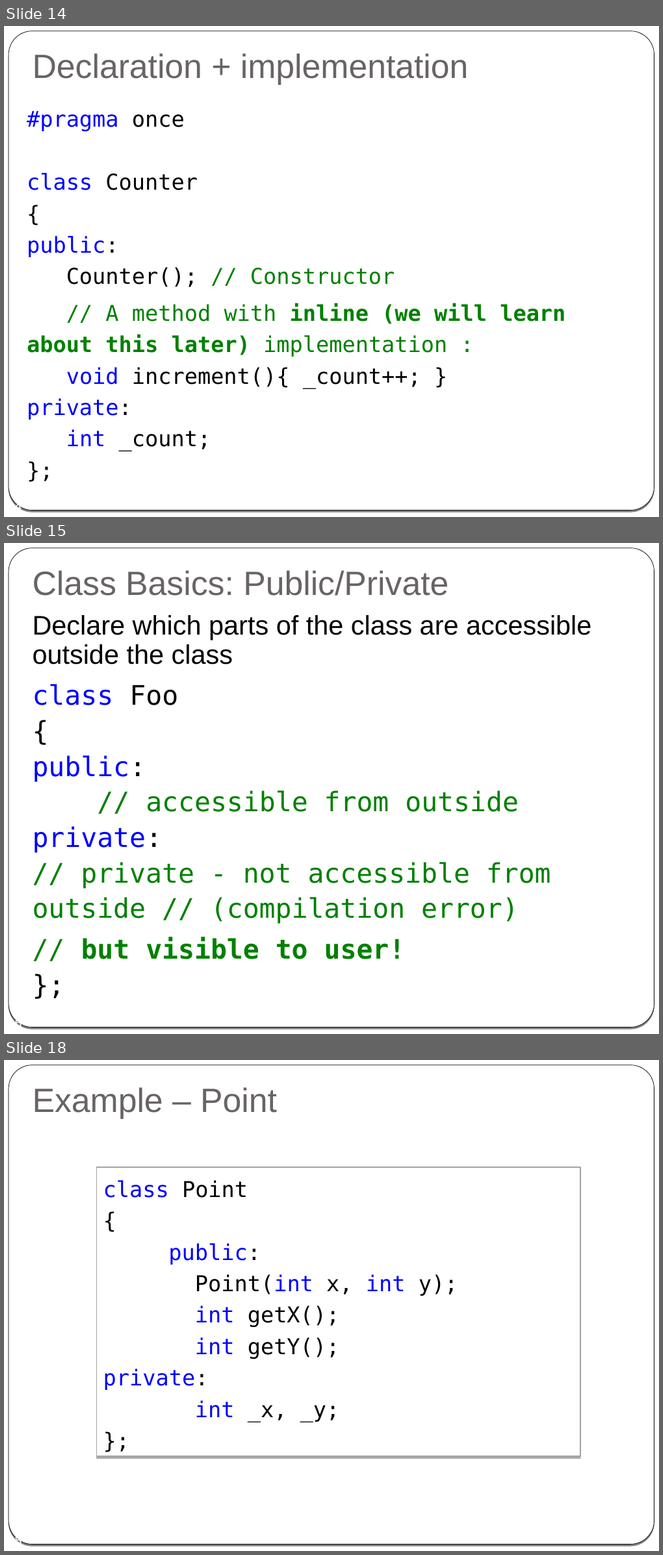
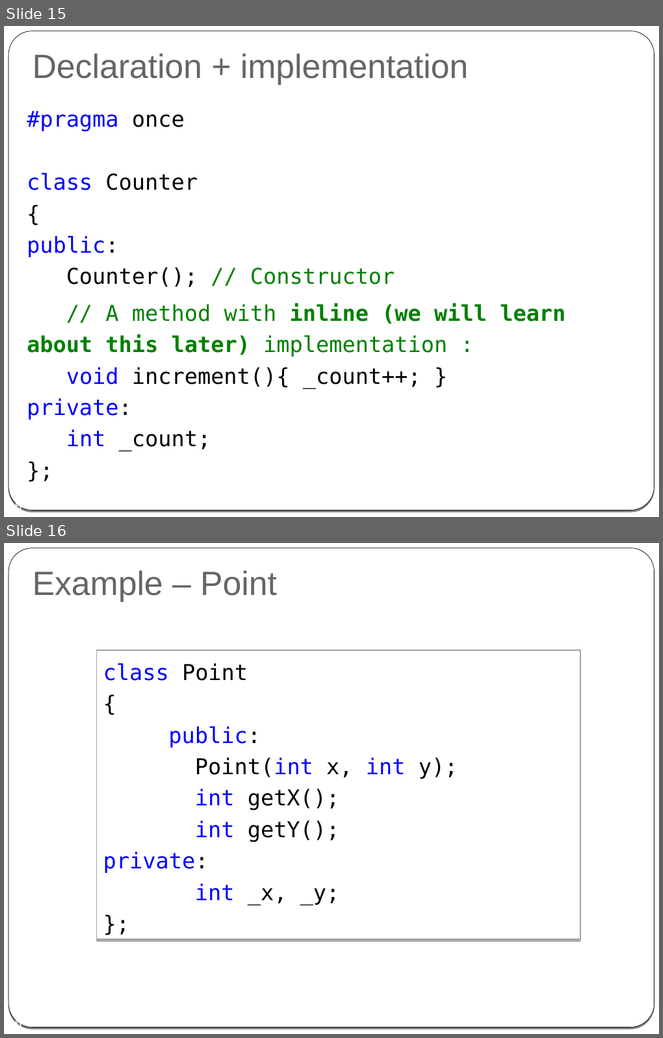
Before and after one commit to cpp-at-ariel/cpp-5778, a slide deck: week02-classes-constructors-destructors/slides.odp. Shown one above the other, each under a label of ours: slides 14, 15 and 18 before the commit, slides 15 and 16 after it; the slides between them are not shown. The pictures are 663x1555 and 663x1038 pixels, drawn with LibreOffice and Linux fonts; fonts in the diff are those of the drawing. Boxes give left, top, right and bottom in pixels: in the first picture for what was removed or moved away, otherwise in the second. Text is boxed around its words. In the diff, an @@ line names an element or a change of style, - is before the commit and + after.

```diff
--- a/week02-classes-constructors-destructors/slides.odp
+++ b/week02-classes-constructors-destructors/slides.odp
@@ slide 15 removed at (x1=4, y1=543, x2=659, y2=1034), background gradient #000000 to #FFFFFF; not listed: 2 template elements that a slide beside it also shows @@
@@ title removed at (x1=33, y1=570, x2=449, y2=596) @@
-Class Basics: Public/Private
@@ text removed at (x1=33, y1=615, x2=592, y2=960) @@
-Declare which parts of the class are accessible outside the class
-class Foo
-{
-public:
-// accessible from outside
-private:
-// private - not accessible from outside // (compilation error)
-// but visible to user!
-};
@@ page number removed at (x1=8, y1=1018, x2=22, y2=1027) @@
-15
@@ what was slide 14 is now slide 15 @@
@@ page number at (x1=8, y1=501, x2=22, y2=510): text changed @@
-14
+15
@@ what was slide 18 is now slide 16 @@
```
Also in this commit, not shown: 5 slides changed, 4 slides added, 10 other slides removed, 3 other files.
